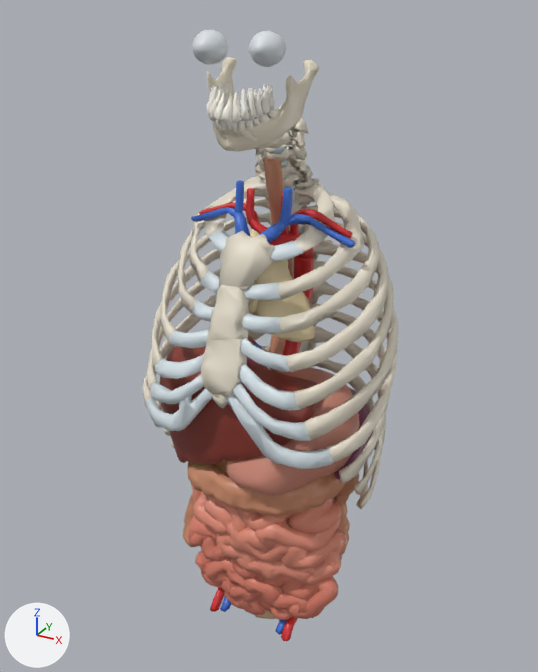
A saved change to the glTF model models/lite/anatomyverse-organs.glb.
Before and after are seen from a camera (50 mm lens) standing at (0.381, -0.714, 1.631) and looking at (-0.012, 0.001, 1.273). The lights are fixed; the arrows at lower left show +X, +Y and +Z. The older version comes first. Where no turn or scale is listed for an object, it has been applied to the vertices.

In view in the first picture: 'costal_cartilages_L', 'costal_cartilages_R', 'eye', 'hyoid', 'ileum', 'jejunum', 'large_intestine', 'liver', 'mandible', 'rib_cage_L', 'rib_cage_R', 'sternum', 'stomach', 'teeth_L', 'teeth_R', 'vertebral_column' and 20 more.
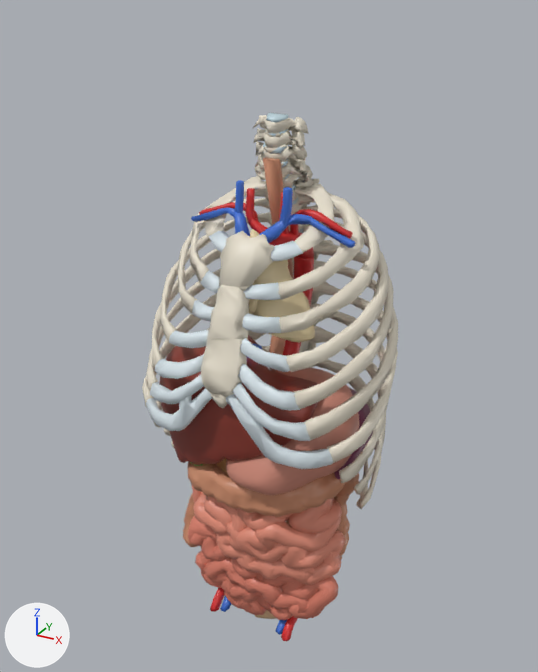
The change, as JSON lines over the scene's bpy script:
```json
{"op": "set", "path": "ob_eye.scale", "old": "(0.0478, 0.0183, 0.0153)", "new": "(1.0, 1.0, 1.0)"}
{"op": "set", "path": "ob_eye", "old": "bpy.data.objects.new('eye', me_eye)", "new": "bpy.data.objects.new('eye', None)"}
{"op": "set", "path": "ob_eye.location", "old": "(-0.001, -0.081, 1.597)", "new": "(0.0, 0.0, 0.0)"}
{"op": "set", "path": "ob_mandible.scale", "old": "(0.0552, 0.0437, 0.0399)", "new": "(1.0, 1.0, 1.0)"}
{"op": "set", "path": "ob_mandible", "old": "bpy.data.objects.new('mandible', me_mandible)", "new": "bpy.data.objects.new('mandible', None)"}
{"op": "set", "path": "ob_mandible.location", "old": "(-0.001, -0.059, 1.546)", "new": "(0.0, 0.0, 0.0)"}
{"op": "set", "path": "ob_teeth_r.scale", "old": "(0.0168, 0.0297, 0.0271)", "new": "(1.0, 1.0, 1.0)"}
{"op": "set", "path": "ob_teeth_r", "old": "bpy.data.objects.new('teeth_R', me_teeth_r)", "new": "bpy.data.objects.new('teeth_R', None)"}
{"op": "set", "path": "ob_teeth_r.location", "old": "(-0.018, -0.083, 1.538)", "new": "(0.0, 0.0, 0.0)"}
{"op": "set", "path": "ob_teeth_l.scale", "old": "(0.0171, 0.0297, 0.0271)", "new": "(1.0, 1.0, 1.0)"}
{"op": "set", "path": "ob_teeth_l", "old": "bpy.data.objects.new('teeth_L', me_teeth_l)", "new": "bpy.data.objects.new('teeth_L', None)"}
{"op": "set", "path": "ob_teeth_l.location", "old": "(0.016, -0.083, 1.538)", "new": "(0.0, 0.0, 0.0)"}
{"op": "set", "path": "ob_hyoid.scale", "old": "(0.023, 0.0192, 0.00955)", "new": "(1.0, 1.0, 1.0)"}
{"op": "set", "path": "ob_hyoid", "old": "bpy.data.objects.new('hyoid', me_hyoid)", "new": "bpy.data.objects.new('hyoid', None)"}
{"op": "set", "path": "ob_hyoid.location", "old": "(-0.001, -0.036, 1.511)", "new": "(0.0, 0.0, 0.0)"}
```

Changed parts and their boxes (x1, y1, x2, y2) in the pictures (538 x 672 px):
```json
{"object": "mandible", "change": "no longer drawn", "before": [207, 57, 319, 152], "on screen": "pale yellow"}
{"object": "eye", "change": "no longer drawn", "before": [192, 30, 286, 67]}
{"object": "teeth_L", "change": "no longer drawn", "before": [222, 85, 279, 135]}
{"object": "teeth_R", "change": "no longer drawn", "before": [206, 83, 229, 133]}
{"object": "hyoid", "change": "no longer drawn", "before": [254, 130, 290, 149], "on screen": "mostly hidden"}
```
